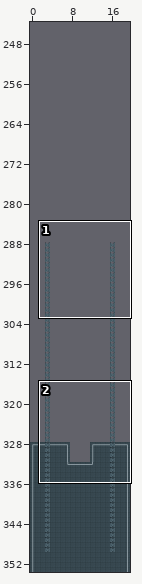
Tiled map: maps/first_stage.tmx. Above: a wide view before the commit, with the close-up outlined.
Close-up. Before the commit:
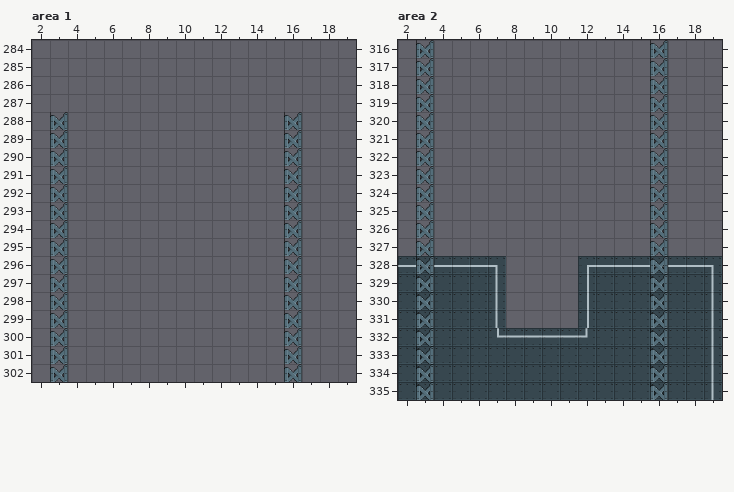
Cells are 32x32 px. Shown: area 1 x 2..19, y 284..302; area 2 x 2..19, y 316..335. The commit also changed other parts of the map, which this record leaves out.
New version:
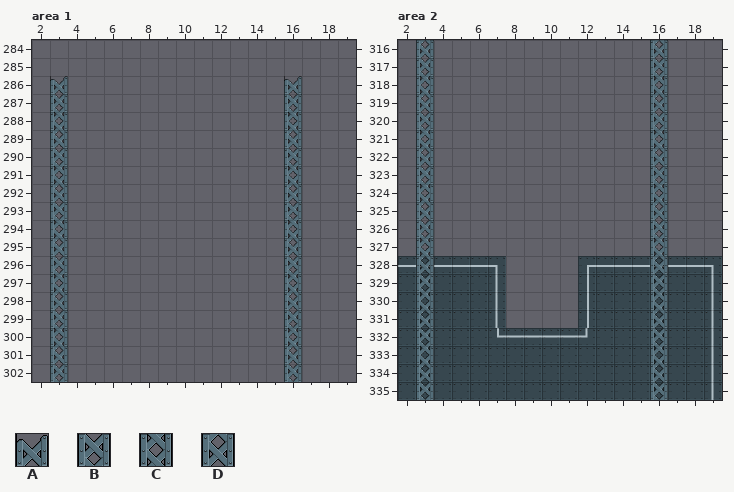
Key: from "hangar_tiles": A 5, B 7, C 14, D 21 "rtank".
_ is an empty cell.
Tiles replaced or removed in this view: A.
Change:
Changed rows in their new state; . is an unchanged cell.
Layer "shadow", area 1:
first column x 3:
286 A............A
287 B............B
288 C............C
289 D............D
290 B............B
291 C............C
292 D............D
293 B............B
294 C............C
295 D............D
296 B............B
297 C............C
298 D............D
299 B............B
300 C............C
301 D............D
302 B............B
Layer "shadow", area 2:
first column x 3:
316 D............D
317 B............B
318 C............C
319 D............D
320 B............B
321 C............C
322 D............D
323 B............B
324 C............C
325 D............D
326 B............B
327 C............C
328 D............D
329 B............B
330 C............C
331 D............D
332 B............B
333 C............C
334 D............D
335 B............B
Changed places in both close-ups, as pixel boxes (x1, y1, x2, y2):
changed: (50, 76, 68, 382)
changed: (284, 76, 302, 382)
changed: (416, 40, 434, 400)
changed: (650, 40, 668, 400)
